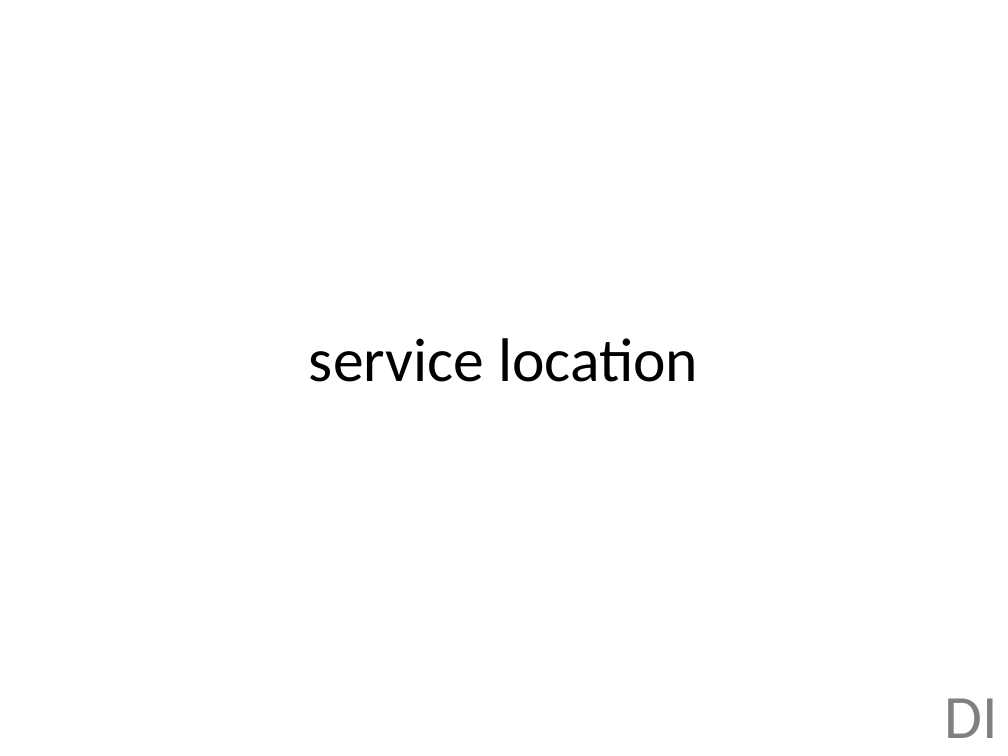
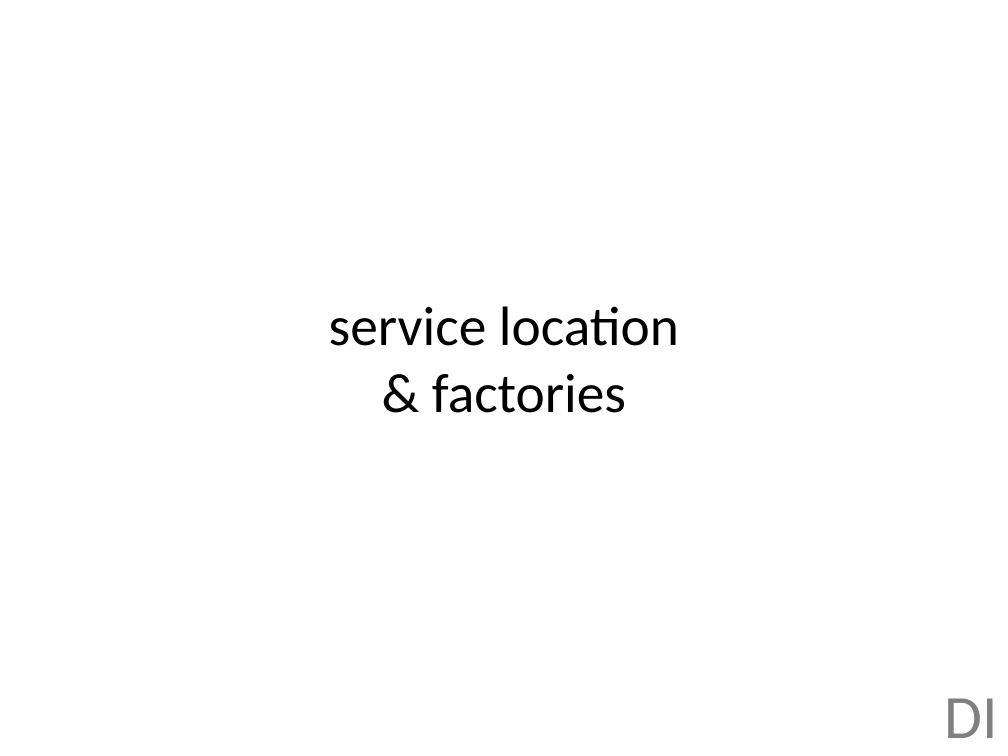
Before and after one commit to jonfuller/presentations, a slide deck: slide 17 of dependencies/dependencies.pptx. Drawn at 1008x756 pixels with LibreOffice and Linux fonts; fonts in the diff are those of the drawing. Boxes give left, top, right and bottom in pixels: in the first picture for what was removed or moved away, otherwise in the second. Text is boxed around its words. In the diff, an @@ line names an element or a change of style, - is before the commit and + after.

```diff
--- a/dependencies/dependencies.pptx
+++ b/dependencies/dependencies.pptx
@@ title at (329,306,679,413): text changed; size 44 to 39.6 pt @@
-service location
+service location
+& factories
```
Also in this commit, not shown: 1 other slide changed, 1 slide added, 1 slide removed.
